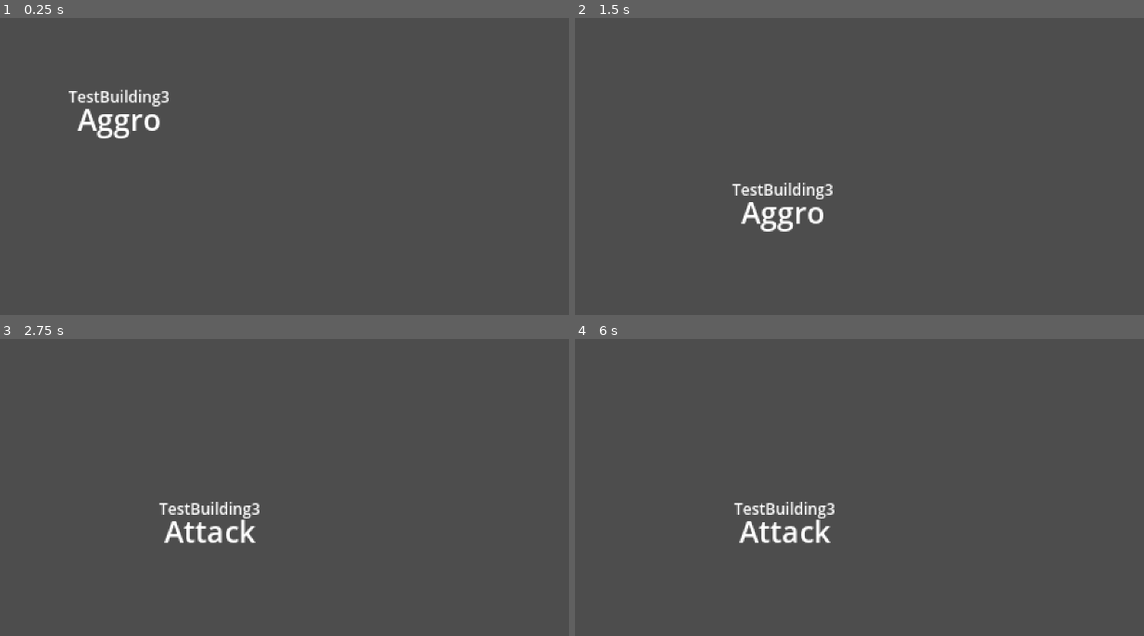
Above: before the commit, frames 1-4 (two rows, left to right).
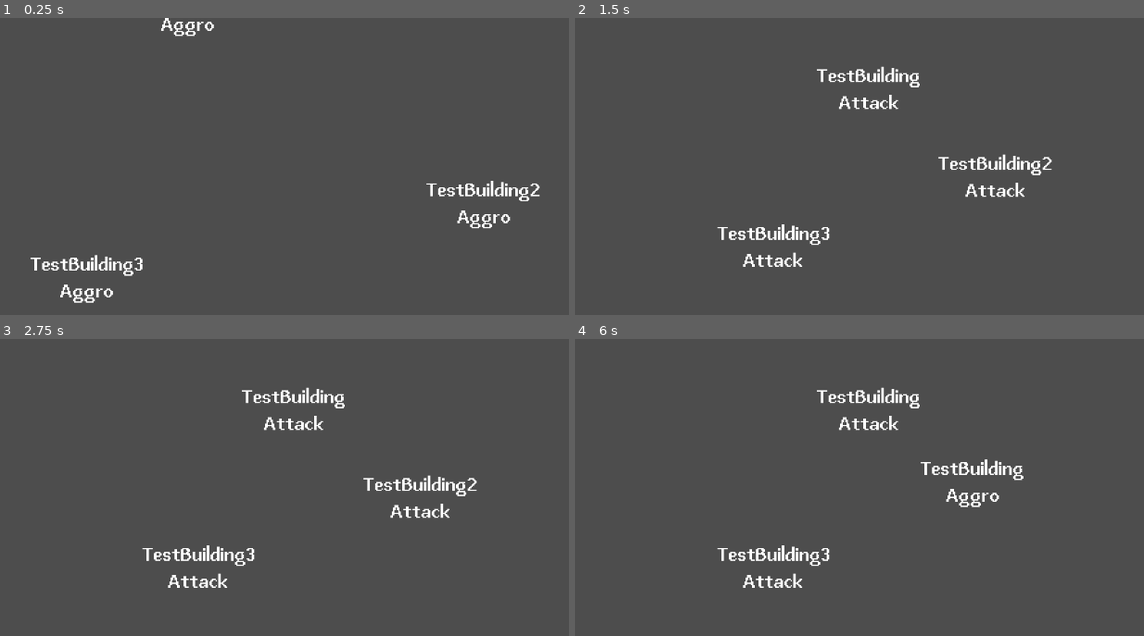
Above: after the commit, the same moments.

Repository: Cedro23/TDCardGame
Game: Godot game, scene res://scenes/game.tscn
Two runs of this game, one before a commit and one after it. Both use one fixed random seed, a clock stepped at 60 frames per second and the inputs below.
Inputs:
- Up to frame 1 (0.25 s): no input
- Up to frame 2 (1.5 s): no input
- Up to frame 3 (2.75 s): tap Enter at 2 s
- Up to frame 4 (6 s): tap Space at 2.75, 4.25, 5.75 s; tap Enter at 3.5, 5 s

The runs differ from the first frame. In frame 1, 2.6% of the frame differs, in the area x 5-95%, y 0-96%; in frame 2, 3.0%; in frame 3, 3.0%, in the area x 24-84%, y 16-84%; in frame 4, 3.0%.

Commit message:
Added crispier font

Diff:
--- /dev/null
+++ b/scenes/debug/state_debug.tscn
@@ -0,0 +1,19 @@
+[gd_scene load_steps=4 format=3 uid="uid://hn1cbwiypoej"]
+
+[ext_resource type="FontFile" uid="uid://bylvoyi54agvx" path="res://assets/fonts/Abaddon_Fonts_v1.2/Abaddon Bold.ttf" id="1_ltfai"]
+[ext_resource type="Script" path="res://scripts/tools/state_debug.gd" id="2_h7mdu"]
+
+[sub_resource type="LabelSettings" id="LabelSettings_6lh3j"]
+font = ExtResource("1_ltfai")
+
+[node name="StateDebug" type="Label" node_paths=PackedStringArray("state_machine")]
+offset_left = -52.0
+offset_top = -33.0
+offset_right = 52.0
+offset_bottom = -15.0
+text = "State"
+label_settings = SubResource("LabelSettings_6lh3j")
+horizontal_alignment = 1
+vertical_alignment = 1
+script = ExtResource("2_h7mdu")
+state_machine = NodePath("")
--- /dev/null
+++ b/scenes/debug/target_debug.tscn
@@ -0,0 +1,17 @@
+[gd_scene load_steps=4 format=3 uid="uid://dxdeyygyumltw"]
+
+[ext_resource type="FontFile" uid="uid://bylvoyi54agvx" path="res://assets/fonts/Abaddon_Fonts_v1.2/Abaddon Bold.ttf" id="1_fiaw7"]
+[ext_resource type="Script" path="res://scripts/tools/target_debug.gd" id="2_jjbrk"]
+
+[sub_resource type="LabelSettings" id="LabelSettings_hlch6"]
+font = ExtResource("1_fiaw7")
+
+[node name="TargetDebug" type="Label"]
+offset_left = -54.0
+offset_top = -59.0
+offset_right = 54.0
+offset_bottom = -42.0
+text = "Target"
+label_settings = SubResource("LabelSettings_hlch6")
+horizontal_alignment = 1
+script = ExtResource("2_jjbrk")
--- a/scenes/enemies/melee_enemy.tscn
+++ b/scenes/enemies/melee_enemy.tscn
@@ -1,21 +1,15 @@
-[gd_scene load_steps=11 format=3 uid="uid://bl8xc53ebchfy"]
+[gd_scene load_steps=9 format=3 uid="uid://bl8xc53ebchfy"]
 
 [ext_resource type="Script" path="res://scripts/entities/enemies/basic_enemy.gd" id="1_02wp3"]
 [ext_resource type="PackedScene" uid="uid://d3hdo8rcvcwj8" path="res://scenes/enemies/enemy_state_machine.tscn" id="2_rmnyg"]
 [ext_resource type="Script" path="res://scripts/entities/enemies/alert_state.gd" id="3_q4ba4"]
 [ext_resource type="Script" path="res://scripts/entities/enemies/aggro_state.gd" id="4_pfile"]
 [ext_resource type="Script" path="res://scripts/entities/enemies/attack_state.gd" id="5_c2208"]
-[ext_resource type="Script" path="res://scripts/tools/state_debug.gd" id="6_cytqf"]
-[ext_resource type="Script" path="res://scripts/tools/target_debug.gd" id="7_rfue3"]
+[ext_resource type="PackedScene" uid="uid://hn1cbwiypoej" path="res://scenes/debug/state_debug.tscn" id="6_is40x"]
+[ext_resource type="PackedScene" uid="uid://dxdeyygyumltw" path="res://scenes/debug/target_debug.tscn" id="7_wusas"]
 
 [sub_resource type="CircleShape2D" id="CircleShape2D_xyw2v"]
 radius = 16.0
-
-[sub_resource type="LabelSettings" id="LabelSettings_2bupw"]
-font_size = 23
-
-[sub_resource type="LabelSettings" id="LabelSettings_5wudp"]
-font_size = 12
 
 [node name="MeleeEnemy" type="CharacterBody2D"]
 script = ExtResource("1_02wp3")
@@ -43,26 +37,12 @@
 script = ExtResource("5_c2208")
 can_move = false
 
-[node name="StateDebug" type="Label" parent="." node_paths=PackedStringArray("state_machine")]
-offset_left = -52.0
-offset_top = -49.0
-offset_right = 52.0
-offset_bottom = -17.0
-text = "State"
-label_settings = SubResource("LabelSettings_2bupw")
-horizontal_alignment = 1
-script = ExtResource("6_cytqf")
+[node name="StateDebug" parent="." node_paths=PackedStringArray("state_machine") instance=ExtResource("6_is40x")]
 state_machine = NodePath("../EnemyStateMachine")
 
-[node name="TargetDebug" type="Label" parent="." node_paths=PackedStringArray("entity")]
-offset_left = -54.0
-offset_top = -59.0
-offset_right = 54.0
-offset_bottom = -42.0
-text = "Target"
-label_settings = SubResource("LabelSettings_5wudp")
-horizontal_alignment = 1
-script = ExtResource("7_rfue3")
+[node name="TargetDebug" parent="." node_paths=PackedStringArray("entity") instance=ExtResource("7_wusas")]
+offset_top = -54.0
+offset_bottom = -36.0
 entity = NodePath("..")
 
 [connection signal="timeout" from="AttackTimer" to="EnemyStateMachine/Attack" method="_on_attack_timer_timeout"]
--- a/scenes/enemies/ranged_enemy.tscn
+++ b/scenes/enemies/ranged_enemy.tscn
@@ -1,21 +1,15 @@
-[gd_scene load_steps=11 format=3 uid="uid://bpgcemahdqh3q"]
+[gd_scene load_steps=9 format=3 uid="uid://bpgcemahdqh3q"]
 
 [ext_resource type="Script" path="res://scripts/entities/enemies/basic_enemy.gd" id="1_bri4b"]
 [ext_resource type="PackedScene" uid="uid://d3hdo8rcvcwj8" path="res://scenes/enemies/enemy_state_machine.tscn" id="2_6omv4"]
 [ext_resource type="Script" path="res://scripts/entities/enemies/alert_state.gd" id="3_cinbb"]
 [ext_resource type="Script" path="res://scripts/entities/enemies/aggro_state.gd" id="4_43v6s"]
 [ext_resource type="Script" path="res://scripts/entities/enemies/attack_state.gd" id="5_yy6q0"]
-[ext_resource type="Script" path="res://scripts/tools/state_debug.gd" id="6_1plag"]
-[ext_resource type="Script" path="res://scripts/tools/target_debug.gd" id="7_lqhyr"]
+[ext_resource type="PackedScene" uid="uid://hn1cbwiypoej" path="res://scenes/debug/state_debug.tscn" id="7_8o0qp"]
+[ext_resource type="PackedScene" uid="uid://dxdeyygyumltw" path="res://scenes/debug/target_debug.tscn" id="7_yv7r8"]
 
 [sub_resource type="CircleShape2D" id="CircleShape2D_242il"]
 radius = 16.0
-
-[sub_resource type="LabelSettings" id="LabelSettings_n6va3"]
-font_size = 23
-
-[sub_resource type="LabelSettings" id="LabelSettings_hlch6"]
-font_size = 12
 
 [node name="RangedEnemy" type="CharacterBody2D"]
 script = ExtResource("1_bri4b")
@@ -43,26 +37,12 @@
 script = ExtResource("5_yy6q0")
 can_move = false
 
-[node name="StateDebug" type="Label" parent="." node_paths=PackedStringArray("state_machine")]
-offset_left = -52.0
+[node name="TargetDebug" parent="." node_paths=PackedStringArray("entity") instance=ExtResource("7_yv7r8")]
 offset_top = -49.0
-offset_right = 52.0
-offset_bottom = -17.0
-text = "State"
-label_settings = SubResource("LabelSettings_n6va3")
-horizontal_alignment = 1
-script = ExtResource("6_1plag")
+offset_bottom = -31.0
+entity = NodePath("..")
+
+[node name="StateDebug" parent="." node_paths=PackedStringArray("state_machine") instance=ExtResource("7_8o0qp")]
 state_machine = NodePath("../EnemyStateMachine")
 
-[node name="TargetDebug" type="Label" parent="." node_paths=PackedStringArray("entity")]
-offset_left = -54.0
-offset_top = -59.0
-offset_right = 54.0
-offset_bottom = -42.0
-text = "Target"
-label_settings = SubResource("LabelSettings_hlch6")
-horizontal_alignment = 1
-script = ExtResource("7_lqhyr")
-entity = NodePath("..")
-
 [connection signal="timeout" from="AttackTimer" to="EnemyStateMachine/Attack" method="_on_attack_timer_timeout"]
--- a/scenes/game.tscn
+++ b/scenes/game.tscn
@@ -34,6 +34,16 @@
 shape = SubResource("RectangleShape2D_he7m6")
 
 [node name="MeleeEnemy" parent="." instance=ExtResource("1_yce7x")]
-position = Vector2(-148, -67)
+position = Vector2(-181, 83)
 attack_damage = 20.0
 attack_range = 30.0
+
+[node name="MeleeEnemy2" parent="." instance=ExtResource("1_yce7x")]
+position = Vector2(-99, -145)
+attack_damage = 20.0
+attack_range = 30.0
+
+[node name="MeleeEnemy3" parent="." instance=ExtResource("1_yce7x")]
+position = Vector2(172, 28)
+attack_damage = 20.0
+attack_range = 30.0
--- a/scripts/entities/enemies/enemy.gd
+++ b/scripts/entities/enemies/enemy.gd
@@ -33,9 +33,6 @@
 	var shortest_distance: float
 	var buildings = get_tree().get_nodes_in_group("Building")
 
-	print(len(buildings))
-
-	# TODO: Change distance computation to make it work better
 	for b in buildings:
 		var distance = position.distance_to(b.position)
 		if closest_building == null or distance < shortest_distance:
Binary file added: assets/fonts/Abaddon_Fonts_v1.2/Abaddon Bold.ttf
Not shown, added: assets/fonts/Abaddon_Fonts_v1.2/Abaddon Bold.ttf.import
Binary file added: assets/fonts/Abaddon_Fonts_v1.2/Abaddon Light.ttf
Not shown, added: assets/fonts/Abaddon_Fonts_v1.2/Abaddon Light.ttf.import
